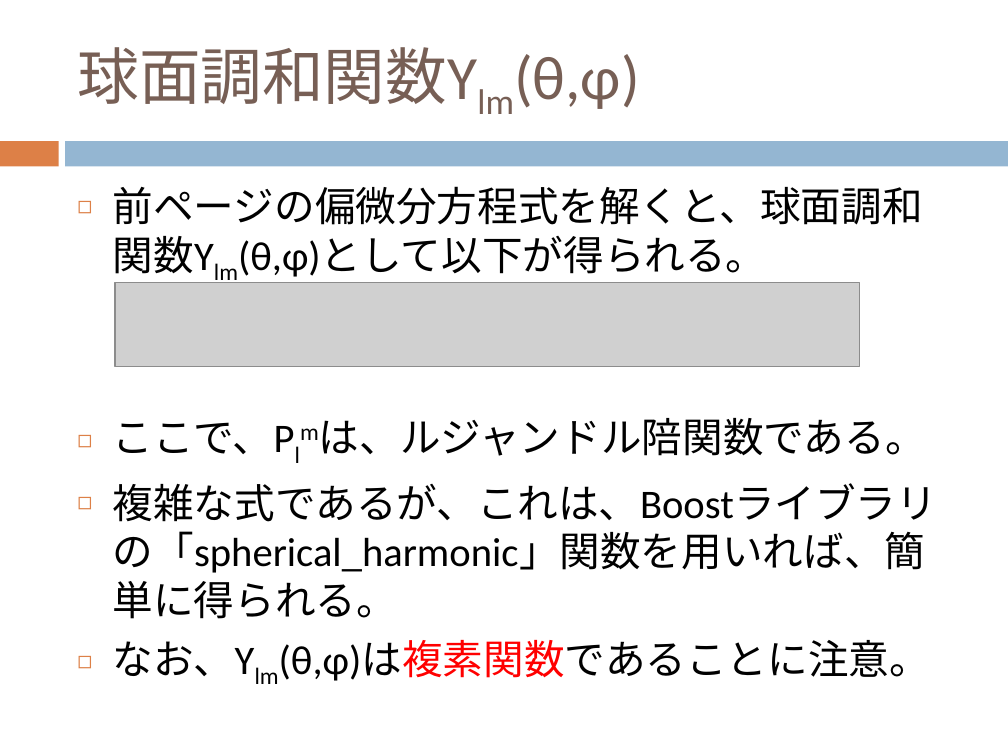
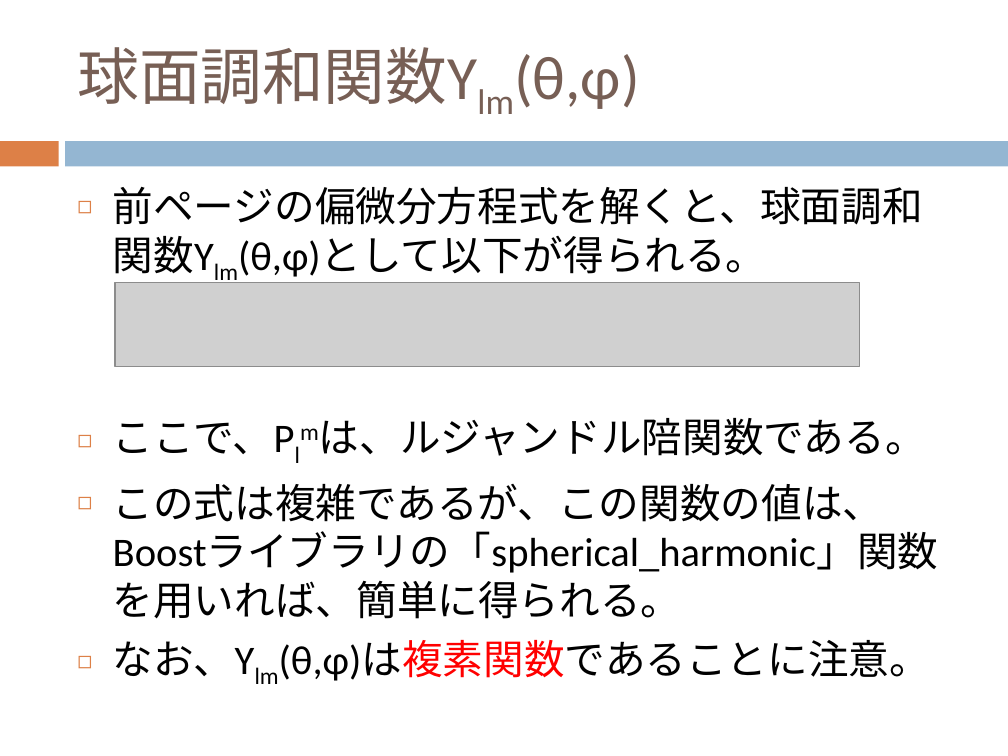
Before and after one commit to dc1394/fukui_sono3, a slide deck: slide 8 of 福井技術者の集い その3 発表資料スライド.pptx. Drawn at 1008x756 pixels with LibreOffice and Linux fonts; fonts in the diff are those of the drawing; grey boxes stand for pictures. Boxes give left, top, right and bottom in pixels: in the first picture for what was removed or moved away, otherwise in the second. Text is boxed around its words. In the diff, an @@ line names an element or a change of style, - is before the commit and + after.

```diff
--- a/福井技術者の集い その3 発表資料スライド.pptx
+++ b/福井技術者の集い その3 発表資料スライド.pptx
@@ text at (113, 484, 938, 619): text changed @@
-◻ 複雑な式であるが、これは、Boostライブラリの「spherical_harmonic」関数を用いれば、簡単に得られる。
+◻ この式は複雑であるが、この関数の値は、Boostライブラリの「spherical_harmonic」関数を用いれば、簡単に得られる。
```
Also in this commit, not shown: 4 other slides changed, 1 slide added, 2 other files.
